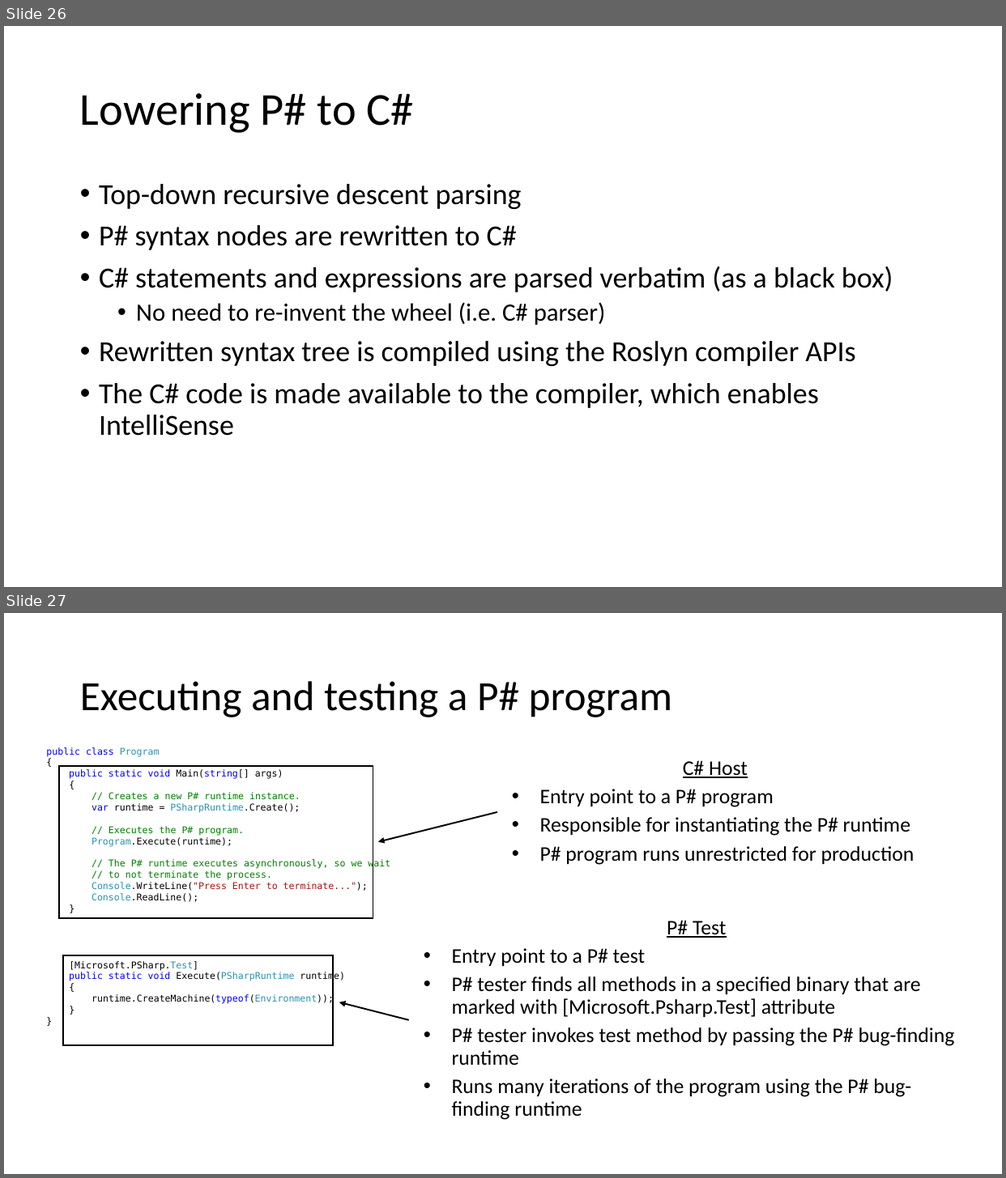
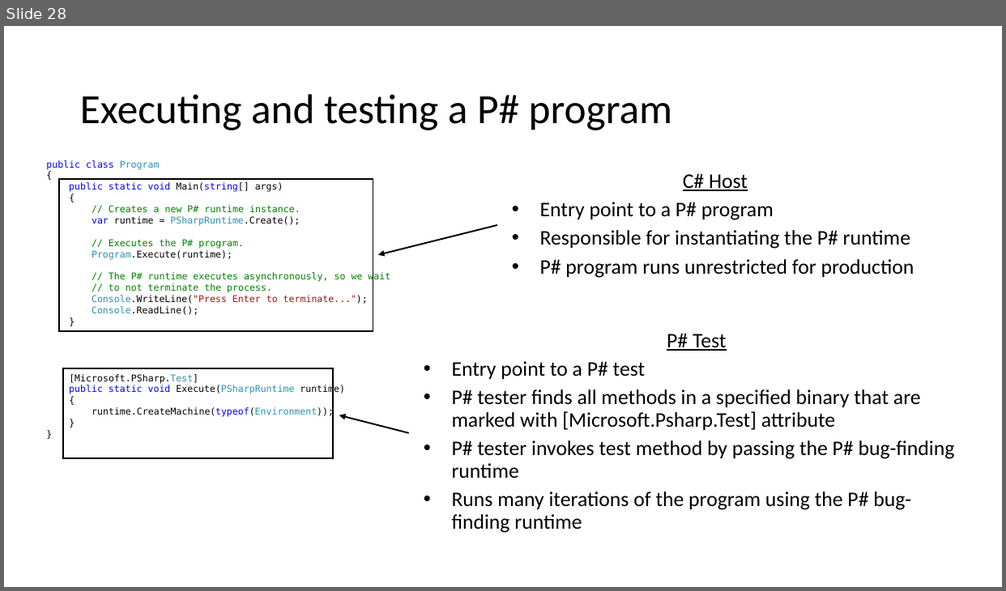
Before and after one commit to p-org/P, a slide deck: Tutorial/P-tutorial.pptx. Shown one above the other, each under a label of ours: slides 26 and 27 before the commit, slide 28 after it. The pictures are 1006x1178 and 1006x591 pixels, drawn with LibreOffice and Linux fonts; fonts in the diff are those of the drawing. Boxes give left, top, right and bottom in pixels: in the first picture for what was removed or moved away, otherwise in the second. Text is boxed around its words. In the diff, an @@ line names an element or a change of style, - is before the commit and + after.

```diff
--- a/Tutorial/P-tutorial.pptx
+++ b/Tutorial/P-tutorial.pptx
@@ slide 26 removed at [4,26,1002,587], background #FFFFFF @@
@@ title removed at [80,93,414,133] @@
-Lowering P# to C#
@@ text removed at [99,184,893,436] @@
-• Top-down recursive descent parsing
-• P# syntax nodes are rewritten to C#
-• C# statements and expressions are parsed verbatim (as a black box)
-  • No need to re-invent the wheel (i.e. C# parser)
-• Rewritten syntax tree is compiled using the Roslyn compiler APIs
-• The C# code is made available to the compiler, which enables IntelliSense
@@ what was slide 27 is now slide 28 @@
```
Also in this commit, not shown: 3 slides changed, 3 slides added, 1 other slide removed, 1 other file.
